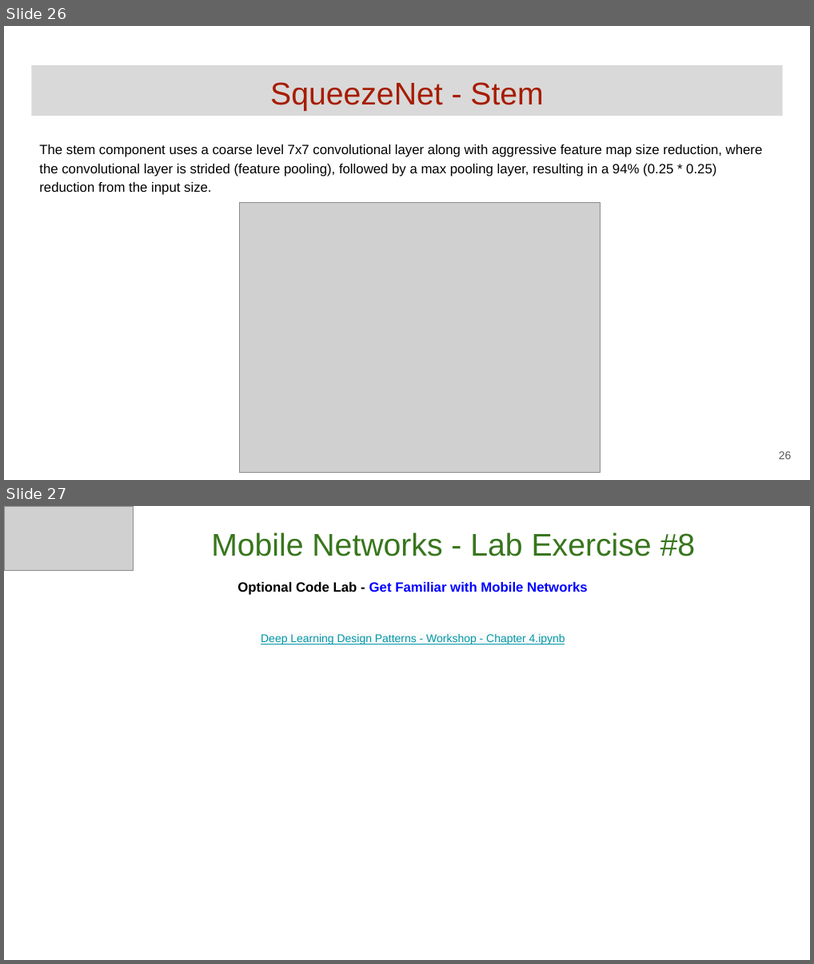
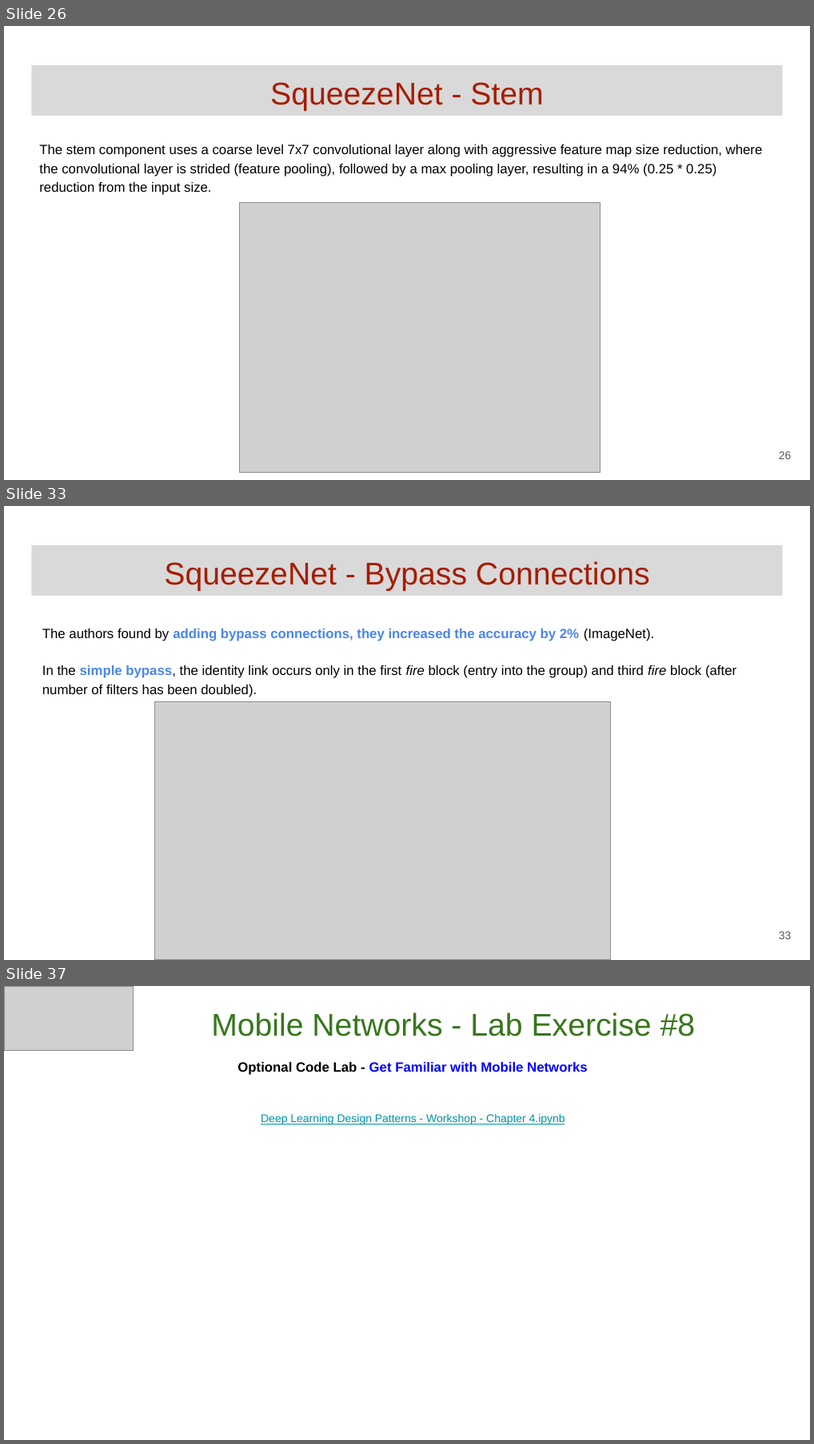
Before and after one commit to GoogleCloudPlatform/keras-idiomatic-programmer, a slide deck: books/deep-learning-design-patterns/Workshops/Junior/Deep Learning Design Patterns - Workshop - Chapter 4.pptx. Shown one above the other, each under a label of ours: slides 26 and 27 before the commit, slides 26, 33 and 37 after it; the slides between them are not shown. The pictures are 814x964 and 814x1444 pixels, drawn with LibreOffice and Linux fonts; fonts in the diff are those of the drawing; grey boxes stand for pictures. Boxes give left, top, right and bottom in pixels: in the first picture for what was removed or moved away, otherwise in the second. Text is boxed around its words. In the diff, an @@ line names an element or a change of style, - is before the commit and + after.

```diff
--- a/books/deep-learning-design-patterns/Workshops/Junior/Deep Learning Design Patterns - Workshop - Chapter 4.pptx
+++ b/books/deep-learning-design-patterns/Workshops/Junior/Deep Learning Design Patterns - Workshop - Chapter 4.pptx
@@ slide 33 added at <box>4,506,810,960</box>, background #FFFFFF @@
@@ title added at <box>31,545,783,596</box>, fill #D9D9D9, 28 pt, text #A61C00 @@
+SqueezeNet - Bypass Connections
@@ text added at <box>42,628,737,697</box>, 12 pt, text #000000 @@
+The authors found by adding bypass connections, they increased the accuracy by 2% (ImageNet).
+In the simple bypass, the identity link occurs only in the first fire block (entry into the group) and third fire block (after number of filters has been doubled).
@@ picture added at <box>154,701,611,959</box> @@
@@ page number added at <box>779,931,792,939</box>, 10 pt, text #595959 @@
+33
@@ what was slide 27 is now slide 37 @@
```
Also in this commit, not shown: 9 other slides added.
